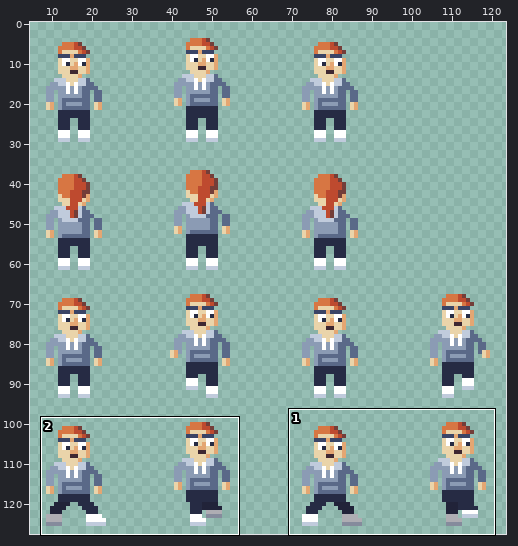
Two states of a pixel-art file, assets/textures/characters/normaali_huppari_32.aseprite. Above, an overview of the earlier version with the close-up marked.
Close-up. As it was:
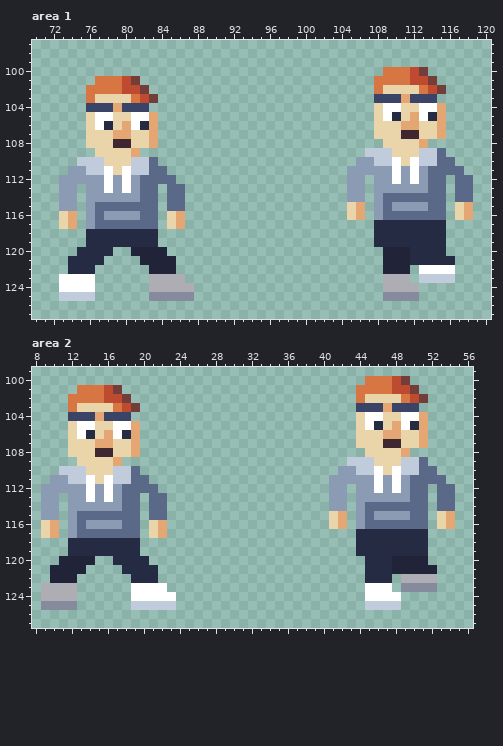
128x128 pixels, 1 frame. Shown: area 1: x 70..120, y 97..127; area 2: x 8..56, y 99..127. The wide view leaves out empty margins.
The result:
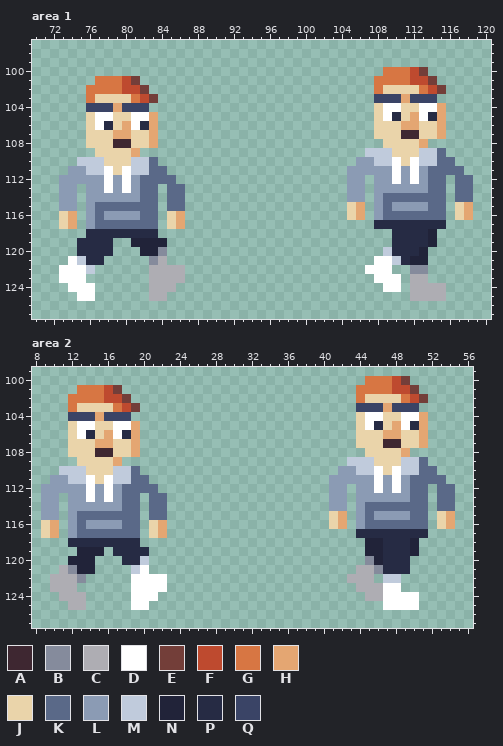
Palette (. is transparent): A #3e2731  B #858b9c  C #aeadb3  D #ffffff  E #733e39  F #be4a2f  G #d77643  H #e4a672  J #ead4aa  K #5a6988  L #8b9bb4  M #c0cbdc  N #212339  P #262b44  Q #3a4466
The exact change:
Area 1:
y 118: x 108..109 PP -> ..; x 114..115 PP -> N.
y 119: x 75 . -> P; x 79..84 PPPPP. -> ..NNNN; x 108..109 PP -> ..; x 114..115 PP -> N.
y 120: x 81 N -> .; x 84 N -> B; x 109..111 NNN -> MPP; x 113..115 PPP -> N..
y 121: x 74..75 PP -> DM; x 82..85 NNNN -> .BC.; x 108..116 .NNNPPPPP -> DDMPNN...
y 122: x 73..76 .PPP -> DDDM; x 83..86 NNN. -> CCCC; x 107..116 ..NNN.DDDD -> DDD..BB...
y 123: x 76 D -> .; x 108..116 .CCC.MMMM -> DDD.CC...
y 124: x 73 D -> .; x 86..87 CC -> ..; x 109..111 CCC -> DD.; x 113..115 ... -> CCC
y 125: x 73..76 MMMM -> ..DD; x 83..87 BBBBB -> CC...; x 109..115 BBBB... -> ...CCCC
Area 2:
y 118: x 44..46 PPP -> .NN; x 50..51 PP -> N.
y 119: x 12..16 PPPPP -> .NNN.; x 20 . -> P; x 44..46 PPP -> .NN; x 50..51 PP -> N.
y 120: x 11 N -> .; x 17 P -> .; x 20 P -> M; x 45..46 PP -> BN; x 48..51 NNNN -> PP..
y 121: x 10..12 NNN -> .CB; x 14 . -> N; x 18..21 PPPP -> .MD.; x 44..46 .PP -> CCB; x 48..52 NNNNN -> PP...
y 122: x 10..13 NNN. -> CCCB; x 19..22 PPP. -> DDDD; x 43..52 ..PPP.CCCC -> CCC.MM....
y 123: x 9 C -> .; x 44..46 .DD -> CCC; x 48..52 .BBBB -> D....
y 124: x 9..10 CC -> ..; x 13 . -> C; x 22..23 DD -> ..; x 45..46 DD -> CC; x 49..50 .. -> DD
y 125: x 9..13 BBBB. -> ...CC; x 19..23 MMMMM -> DD...; x 45..50 MMMM.. -> ..DDDD
Where, in picture pixels (left, top, right, bottom), the same in both close-ups:
changed: (365, 229, 455, 301)
changed: (59, 238, 194, 301)
changed: (347, 538, 437, 610)
changed: (41, 547, 176, 610)
